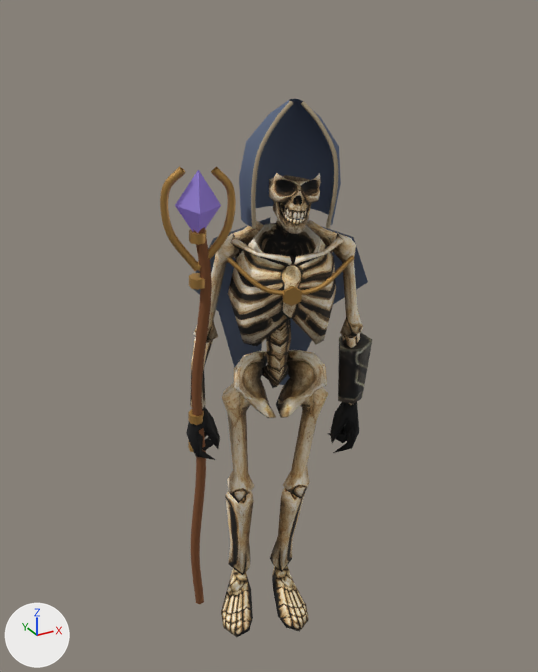
A saved change to the glTF model game/public/assets/models/creature/creature_skeleton_mage.glb.
Camera for both pictures: a camera (50 mm lens) standing at (-1.089, -1.795, 1.941) and looking at (-0.03, 0.132, 0.978). Lighting does not change. The marker at lower left points along +X, +Y and +Z. The first picture is the older version. Where no turn or scale is listed for an object, it has been applied to the vertices. Vertices at exactly the same position are counted once.

The first picture shows 'MantlePanel-1', 'MantlePanel1', 'Mesh_0', 'OpenHood', 'StaffCrown-1', 'StaffCrown1', 'StaffGem', 'StaffShaft' and 7 more.
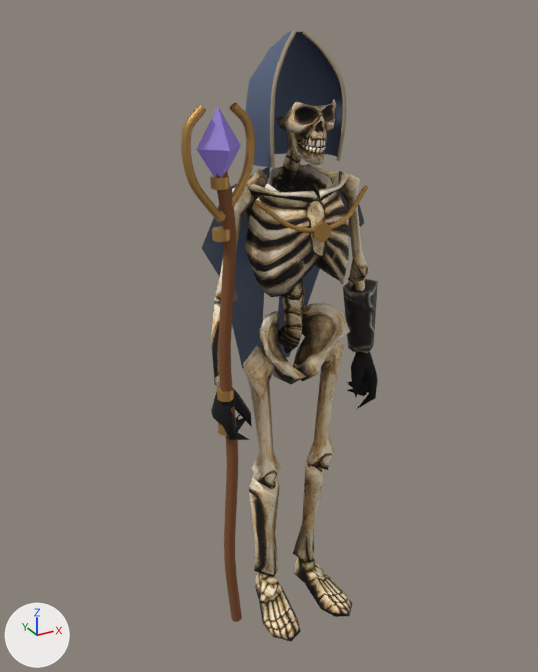
ob_skeletonground is not drawn itself; it is the parent of ob_dungeonskeletonsource.
ob_magehood is not drawn itself; it is the parent of ob_openhood, ob_hoodhem0, ob_hoodhem14.
ob_magestaff is not drawn itself; it is the parent of ob_staffshaft, ob_staffferrule_0_05, ob_staffferrule0_065, ob_staffferrule0_55, ob_staffferrule0_69, ob_staffcrown_1, ob_staffcrown1, ob_stafffocus.
ob_magemantle is not drawn itself; it is the parent of ob_mantlepanel_1, ob_mantlepanel1, ob_mantlechain, ob_mantleseal.

The change, as a diff of the scene's bpy script:
```diff
--- a/game/public/assets/models/creature/creature_skeleton_mage.glb.py
+++ b/game/public/assets/models/creature/creature_skeleton_mage.glb.py
@@ me_mesh_0 @@
-me_mesh_0.from_pydata(...)  # 540 vertices, 966 faces; spans x -0.29..0.28, y -0.21..0.24, z -0.98..0.74
+me_mesh_0.from_pydata(...)  # 540 vertices, 966 faces; spans x -6.36..11.03, y -42.21..53.43, z -16.23..16.84
+# me_mesh_0 part 1: the whole mesh is multiplied about the mesh origin by the matrix ((-18.861, -51.748, -7.265), (0.531, 7.533, -55.04), (52.253, -18.756, -2.063))
 me_mesh_0.materials.append(mat_animal_rpg_skeleton_mage_ds_skeleton_standard)
@@ ob_skeletonground @@
 ob_skeletonground.parent = ob_skeleton_mage
-ob_skeletonground.location = (0.0, 0.0, 0.00389)
+ob_skeletonground.location = (0.0, 0.0, 0.00339)
@@ ob_skeleton_mesh @@
-ob_skeleton_mesh = bpy.data.objects.new('skeleton_mesh', None)
-ob_skeleton_mesh.parent = ob_dungeonskeletonsource
-ob_skeleton_mesh.location = (0.0, 0.0, 0.0)
+ob_skeleton_mesh = bpy.data.objects.new('skeleton_mesh', me_mesh_0)
+ob_skeleton_mesh.location = (0.0, 0.0161, 0.962)
+ob_skeleton_mesh.rotation_euler = (-1.571, 0.0, -1.571)  # degrees (-90, 0, -90)
+ob_skeleton_mesh.scale = (0.018, 0.018, 0.018)
@@ ob_magehood @@
 ob_magehood = bpy.data.objects.new('MageHood', None)
-ob_magehood.location = (-0.0336, 0.000619, 1.445)
-ob_magehood.rotation_euler = (0.131, 0.0371, -0.345)  # degrees (7.5, 2.1, -20)
+ob_magehood.location = (0.0, 0.0132, 1.615)
@@ ob_magestaff @@
 ob_magestaff = bpy.data.objects.new('MageStaff', None)
-ob_magestaff.location = (-0.285, 0.16, 0.678)
-ob_magestaff.rotation_euler = (0.131, 0.0371, -0.345)  # degrees (7.5, 2.1, -20)
+ob_magestaff.location = (-0.262, -0.0236, 0.835)
@@ ob_magemantle @@
 ob_magemantle = bpy.data.objects.new('MageMantle', None)
-ob_magemantle.location = (-0.0291, 0.0511, 1.098)
-ob_magemantle.rotation_euler = (0.131, 0.0371, -0.345)  # degrees (7.5, 2.1, -20)
+ob_magemantle.location = (0.0, 0.0163, 1.264)
@@ ob_mesh_0 @@
-ob_mesh_0 = bpy.data.objects.new('Mesh_0', me_mesh_0)
-ob_mesh_0.location = (-0.026, 0.092, 0.799)
```

Pixel boxes [x1, y1, x2, y2] of what changed, in the pictures (538 x 672 px; the box of a moved part takes in the faces that stretch with it):
'skeleton_mesh', now drawn: after [211, 99, 378, 641]
'Mesh_0', deleted: before [186, 173, 372, 637]
'OpenHood', moved, turned: before [239, 99, 341, 227]; after [245, 32, 342, 167]
'StaffShaft', moved, turned: before [191, 227, 212, 604]; after [216, 171, 242, 622]
'MantlePanel-1', moved, turned: before [194, 217, 271, 368]; after [202, 167, 270, 368]
'StaffGem', moved, turned: before [175, 170, 221, 233]; after [197, 107, 241, 177]
'StaffCrown-1', moved, turned: before [160, 166, 198, 271]; after [181, 105, 223, 222]
'MantlePanel1', moved, turned: before [280, 218, 368, 385]; after [278, 189, 364, 357]
'StaffCrown1', moved, turned: before [198, 167, 236, 271]; after [220, 103, 255, 221]
'MantleChain', moved, turned: before [227, 255, 355, 296]; after [254, 185, 368, 233]
'HoodHem0', moved, turned: before [301, 101, 338, 228]; after [302, 31, 346, 161]
'HoodHem14', moved, turned: before [251, 101, 293, 229]; after [270, 30, 296, 168]
'MantleSeal', moved, turned: before [282, 286, 302, 306]; after [312, 221, 331, 243]
'StaffFerrule0.55', moved, turned: before [189, 273, 205, 290]; after [212, 226, 230, 242]
'StaffFerrule0.69', moved, turned: before [189, 229, 207, 245]; after [210, 175, 229, 190]
'StaffFerrule0.065', moved, turned: before [188, 409, 204, 425]; after [217, 387, 234, 402]
'StaffFerrule-0.05', moved, turned: before [188, 440, 194, 452]; after [218, 423, 228, 436]
part 1 of me_mesh_0, moved or reshaped: before [186, 173, 372, 637]; after [211, 99, 378, 641]
